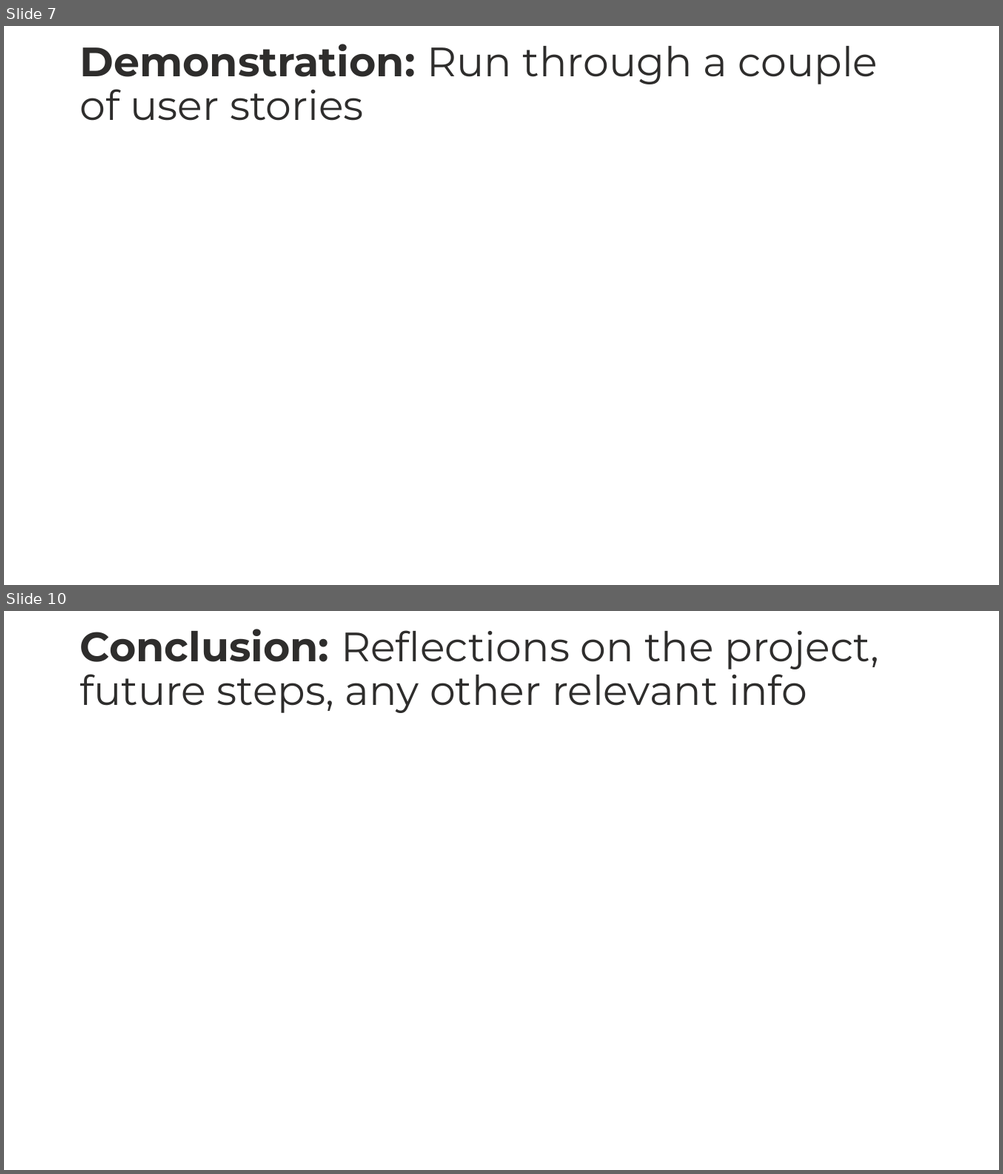
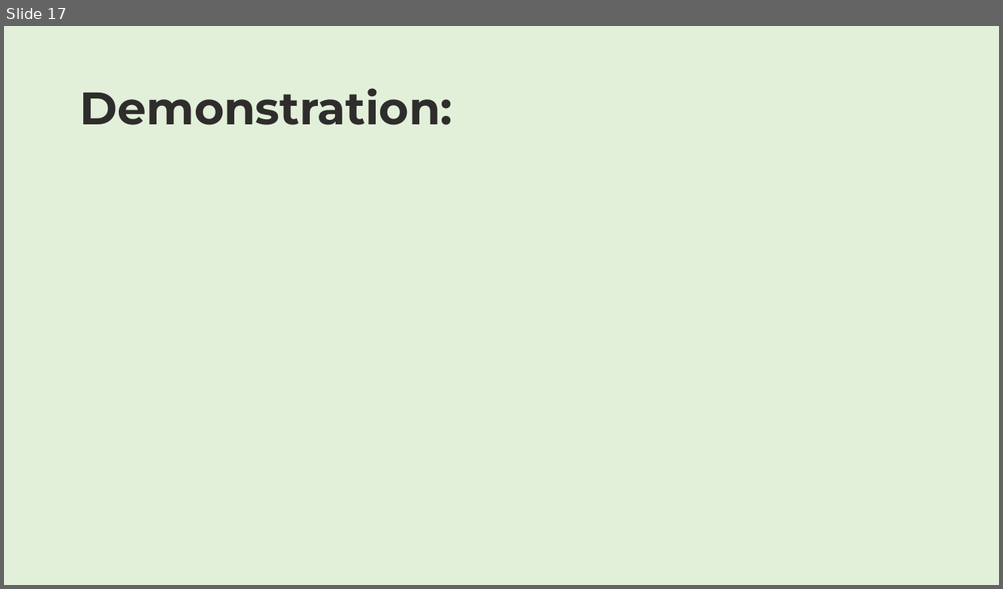
Before and after one commit to shivalasvegas/HobbyProject, a slide deck: PROJECT_FILES/hobbyProject_shefeltgood.pptx. Shown one above the other, each under a label of ours: slides 7 and 10 before the commit, slide 17 after it; the slides between them are not shown. The pictures are 1003x1174 and 1003x589 pixels, drawn with LibreOffice and Linux fonts; fonts in the diff are those of the drawing. Boxes give left, top, right and bottom in pixels: in the first picture for what was removed or moved away, otherwise in the second. Text is boxed around its words. In the diff, an @@ line names an element or a change of style, - is before the commit and + after.

```diff
--- a/PROJECT_FILES/hobbyProject_shefeltgood.pptx
+++ b/PROJECT_FILES/hobbyProject_shefeltgood.pptx
@@ slide 10 removed at <box>4,611,999,1170</box>, background #FFFFFF @@
@@ title removed at <box>79,629,879,713</box> @@
-Conclusion: Reflections on the project, future steps, any other relevant info
@@ what was slide 7 is now slide 17 @@
@@ slide 17 changed as well @@
@@ background #FFFFFF to #E2F0D9 @@
@@ title at <box>79,88,452,125</box>: text changed; size 39.6 to 44 pt; bold on @@
-Demonstration: Run through a couple of user stories
+Demonstration:
```
Also in this commit, not shown: 4 other slides changed, 14 slides added, 7 other slides removed, 51 other files.
